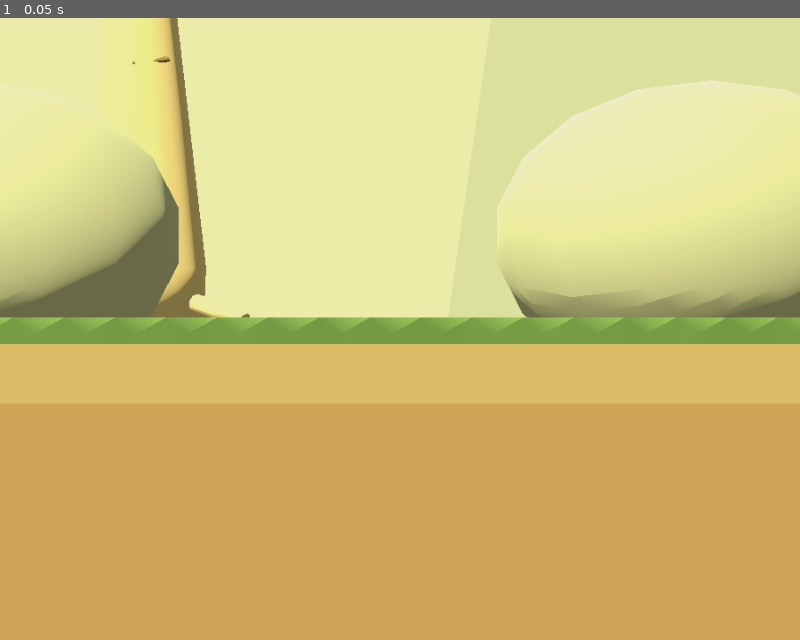
Above: before the commit, frame 1.
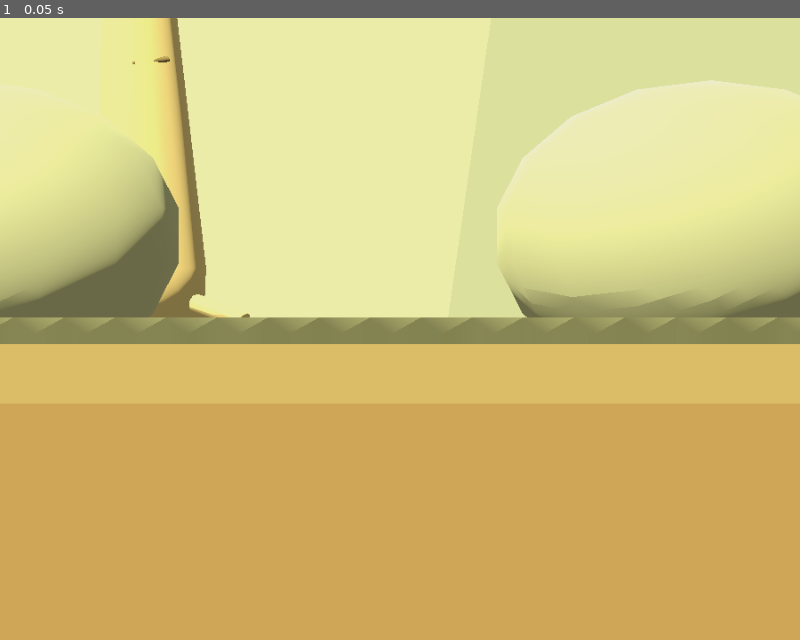
Above: after the commit, the same moment.

Repository: apps-skymesh/tuvlo-world
Game: Godot game, scene res://scenes/homestead.tscn
Same seed, same stepped clock (60 frames per second), same inputs: the game is played once before the commit and once after it.
Inputs:
- Up to frame 1 (0.05 s): no input

The runs differ from the first frame. In frame 1, 1.0% of the frame differs, in the area x 0-100%, y 48-51%.

Commit message:
Match owned World turf to the valley material palette

Diff:
--- a/Godot/scripts/meadow.gdshader
+++ b/Godot/scripts/meadow.gdshader
@@ -1,6 +1,8 @@
 shader_type spatial;
 render_mode specular_disabled;
-uniform vec4 grass_color : source_color = vec4(0.34, 0.74, 0.24, 1.0);
+// Match valley.gdshader's source-colour palette before the shared noon grade.
+// A separate vivid green here becomes neon under its 1.22 saturation boost.
+uniform vec4 grass_color : source_color = vec4(0.56, 0.64, 0.45, 1.0);
 uniform float dormant : hint_range(0.0, 1.0) = 0.0;
 varying vec3 world_point;
 float hash(vec2 p) { return fract(sin(dot(p, vec2(127.1,311.7))) * 43758.5453); }
@@ -12,15 +14,14 @@
 void vertex() { world_point=(MODEL_MATRIX*vec4(VERTEX,1.0)).xyz; }
 void fragment() {
     vec2 ground = world_point.xz;
-    vec2 drift = vec2(noise(ground * 0.13), noise(ground * 0.13 + vec2(31.4, 7.2)));
-    float broad = noise(ground * 0.24 + drift * 1.8);
-    float mottling = noise(ground * 0.85 + drift * 2.4);
+    // The same world-space variation as the valley keeps adjoining turf in
+    // phase. Zoom only fades the fine blades; it never changes the base green.
+    float broad = noise(ground * 0.11);
+    float mottling = noise(ground * 0.5 + vec2(17.0, 3.0));
     float detail = noise(vec2(ground.x * 24.0 + ground.y * 3.0, ground.y * 9.0));
     float detail_visibility = 1.0 - smoothstep(0.04, 0.18, length(fwidth(ground)));
-    vec3 cool = grass_color.rgb * vec3(0.88, 0.96, 0.91);
-    vec3 warm = grass_color.rgb * vec3(1.08, 1.03, 0.96);
-    vec3 grass = mix(cool, warm, smoothstep(0.15, 0.85, broad));
-    grass *= 0.96 + mottling * 0.08 + (detail - 0.5) * 0.035 * detail_visibility;
+    vec3 grass = grass_color.rgb * (0.90 + broad * 0.14 + (mottling - 0.5) * 0.06);
+    grass *= 1.0 + (detail - 0.5) * 0.035 * detail_visibility;
     vec3 quiet = mix(grass, vec3(dot(grass, vec3(0.299, 0.587, 0.114))), 0.62) * 0.90;
     ALBEDO = mix(grass, quiet, dormant);
     ROUGHNESS=1.0;
--- /dev/null
+++ b/Godot/tests/turf_review.gd
@@ -0,0 +1,41 @@
+extends "res://tests/mac_playground.gd"
+# Disposable, repeatable turf views using the production scene and materials.
+func run():
+ await super.run()
+ root.always_on_top=true
+ root.grab_focus()
+ # A compositor that stops drawing must fail rather than hang the review.
+ create_timer(45.0).timeout.connect(func():
+  push_error("Turf review exceeded 45 seconds")
+  quit(1))
+ capture_times=[]
+ duration=0.0
+ payload.land=["west"]
+ payload.reducedMotion="--reduce-motion" in OS.get_cmdline_user_args()
+ snapshot()
+ world.resident.set_physics_process(false)
+ camera("overview")
+ await save_view("overview")
+ send("camera",{"mode":"place","id":"cottage"})
+ await save_view("close-up")
+ send("select",{"id":"cottage"})
+ await save_view("draft")
+ send("cancel")
+ world.pan_focus=Vector3(-9.0,0.0,1.0)
+ world.pan_size=12.0
+ send("camera",{"mode":"pan","resetZoom":true})
+ await save_view("owned-seam")
+ var report={"engine":Engine.get_version_info(),"platform":OS.get_name(),
+  "renderer":RenderingServer.get_video_adapter_name(),"viewport":str(root.size),
+  "reducedMotion":world.reduced_motion,
+  "meadowSHA256":FileAccess.get_sha256("res://scripts/meadow.gdshader"),
+  "valleySHA256":FileAccess.get_sha256("res://scripts/valley.gdshader")}
+ var file=FileAccess.open(output+"/turf-manifest.json",FileAccess.WRITE)
+ file.store_string(JSON.stringify(report,"  "))
+ print("TURF_REVIEW_COMPLETE")
+ quit()
+
+func save_view(label: String):
+ await create_timer(2.0).timeout
+ await RenderingServer.frame_post_draw
+ root.get_texture().get_image().save_png(output+"/"+label+".png")
Not shown, added: Godot/tests/turf_review.gd.uid
